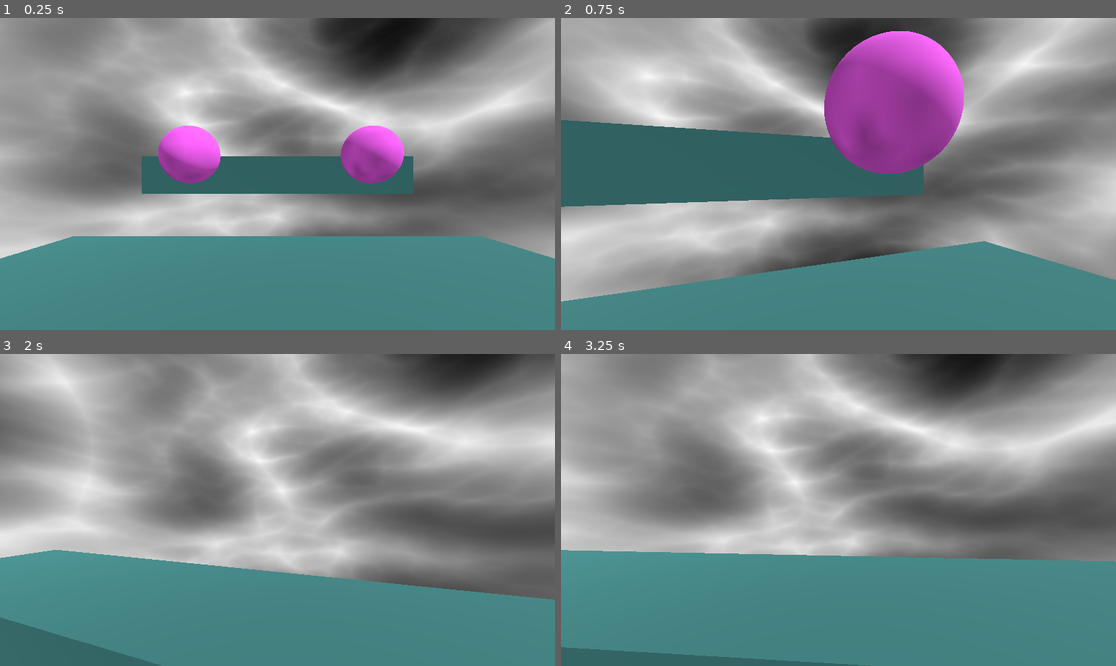
Above: before the commit, frames 1-4 (two rows, left to right).
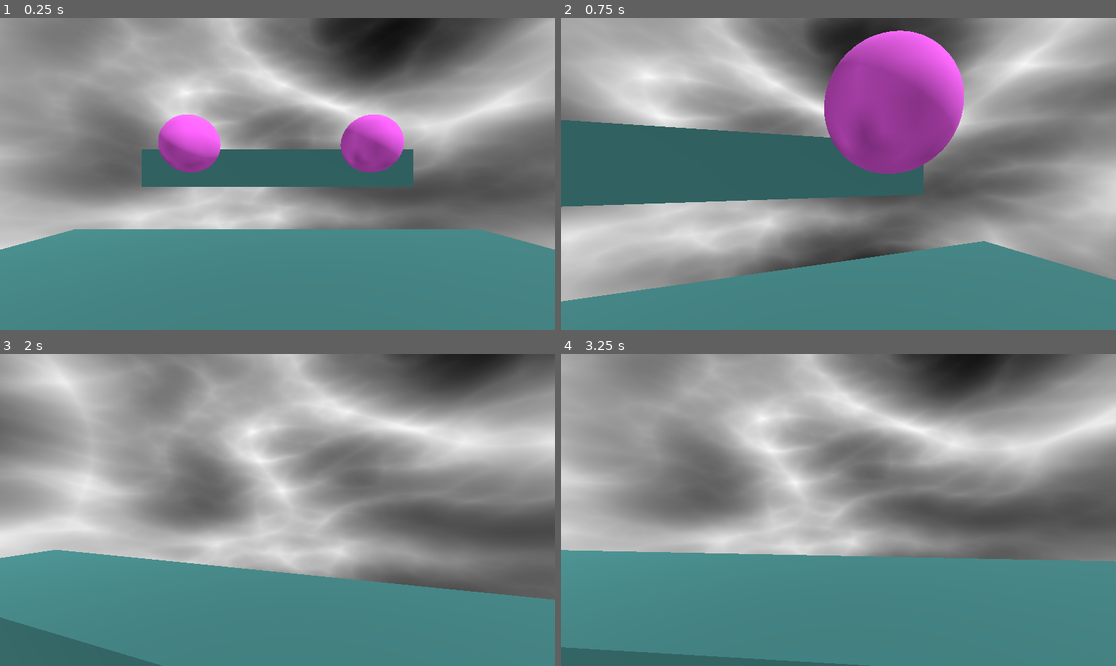
Above: after the commit, the same moments.

Repository: Schmizzle/CommunityGame
Game: Godot game, scene res://Levels/Gym/gym.tscn
Same seed, same stepped clock (60 frames per second), same inputs: the game is played once before the commit and once after it.
Inputs (mouse positions are in pixels of both pictures, inside the frame that each line leads up to):
- Up to frame 1 (0.25 s): no input
- Up to frame 2 (0.75 s): move the mouse to (866, 174) at 0.52 s; hold W (move-forward) from 0.53 s (still down); tap E (interact) at 0.6 s
- Up to frame 3 (2 s): keep holding W (move-forward); tap Space (jump) at 0.77, 1.52 s; move the mouse to (249, 510) at 1.27 s; tap E (interact) at 1.35 s
- Up to frame 4 (3.25 s): keep holding W (move-forward); move the mouse to (849, 503) at 2.02 s; tap E (interact) at 2.1, 2.85 s; tap Enter at 2.75 s; move the mouse to (832, 516) at 2.77 s; tap Space (jump) at 3.02 s

The runs differ from the first frame. In frame 1, 6.9% of the frame differs, in the area x 0-100%, y 30-78%; in frame 2, less than 0.1%; in frame 3, less than 0.1%; in frame 4, less than 0.1%.

Commit message:
change vending machine interact box size

Diff:
--- a/community-game/Environment/TestingStuff/VendingMachine/vending_machine.tscn
+++ b/community-game/Environment/TestingStuff/VendingMachine/vending_machine.tscn
@@ -6,6 +6,9 @@
 
 [sub_resource type="BoxShape3D" id="BoxShape3D_ol1f0"]
 size = Vector3(3.425293, 6.5004883, 3.7404785)
+
+[sub_resource type="BoxShape3D" id="BoxShape3D_06qvb"]
+size = Vector3(3.3886719, 6.576172, 3.765625)
 
 [node name="VendingMachine" type="StaticBody3D" unique_id=306594449]
 transform = Transform3D(-0.2730717, 0, -0.043880787, 0, 0.2765749, 0, 0.043880787, 0, -0.2730717, 0, 0, 0)
@@ -20,4 +23,9 @@
 
 [node name="InteractableComponent" parent="." unique_id=1550476877 instance=ExtResource("3_rkuta")]
 
+[node name="CollisionShape3D" parent="InteractableComponent" index="0" unique_id=364242616]
+shape = SubResource("BoxShape3D_06qvb")
+
 [connection signal="_interaction_signal" from="InteractableComponent" to="." method="_on_interactable_component__interaction_signal"]
+
+[editable path="InteractableComponent"]
--- a/community-game/Levels/Gym/gym.tscn
+++ b/community-game/Levels/Gym/gym.tscn
@@ -3,9 +3,6 @@
 [ext_resource type="PackedScene" uid="uid://ba84msgb7twy3" path="res://Environment/TestingStuff/BasicBlock/basic-block.tscn" id="1_kit3i"]
 [ext_resource type="PackedScene" uid="uid://dir4y2agytnmg" path="res://Player/player.tscn" id="2_5qgok"]
 [ext_resource type="PackedScene" uid="uid://dith8khycdp61" path="res://Environment/TestingStuff/TestInteractable/test-interactable.tscn" id="3_0l8pt"]
-[ext_resource type="ArrayMesh" uid="uid://bjwq10belkgu2" path="res://Environment/TestingStuff/VendingMachine/VoxelSodaMachine.obj" id="4_4jjoa"]
-[ext_resource type="Script" uid="uid://b0xa842vnlk4w" path="res://Environment/TestingStuff/VendingMachine/vending_interactable.gd" id="4_s6hch"]
-[ext_resource type="PackedScene" uid="uid://b3cuj7rpu1fl6" path="res://Environment/Elements/General/InteractableComponent/interactable-component.tscn" id="5_s6hch"]
 
 [sub_resource type="Gradient" id="Gradient_sa4en"]
 
@@ -34,9 +31,6 @@
 background_mode = 2
 sky = SubResource("Sky_kcxp8")
 
-[sub_resource type="BoxShape3D" id="BoxShape3D_ol1f0"]
-size = Vector3(3.425293, 6.5004883, 3.7404785)
-
 [node name="Gym" type="Node3D" unique_id=952443488]
 
 [node name="DirectionalLight3D" type="DirectionalLight3D" parent="." unique_id=1375572134]
@@ -46,7 +40,7 @@
 environment = SubResource("Environment_4jjoa")
 
 [node name="Player" parent="." unique_id=1432177263 instance=ExtResource("2_5qgok")]
-transform = Transform3D(1, 0, 0, 0, 1, 0, 0, 0, 1, 0, 1.8487244, 0)
+transform = Transform3D(1, 0, 0, 0, 1, 0, 0, 0, 1, 0, 1.5017912, 0)
 
 [node name="Blocks" type="Node3D" parent="." unique_id=862098181]
 
@@ -63,18 +57,3 @@
 [node name="TestInteractable2" parent="." unique_id=1737886960 instance=ExtResource("3_0l8pt")]
 transform = Transform3D(1, 0, 0, 0, 1, 0, 0, 0, 1, 3.567909, 2.1201885, -1.5182796)
 Message = "This object always tells the truth"
-
-[node name="StaticBody3D" type="StaticBody3D" parent="." unique_id=1583636826]
-transform = Transform3D(-0.2730717, 0, -0.043880787, 0, 0.2765749, 0, 0.043880787, 0, -0.2730717, -0.20932311, 0.81133395, 3.2487242)
-script = ExtResource("4_s6hch")
-
-[node name="Mesh" type="MeshInstance3D" parent="StaticBody3D" unique_id=1486481130]
-transform = Transform3D(1, 0, 0, 0, 1, 0, 0, 0, 1, 0.018311262, -2.7502441, 0.030885696)
-mesh = ExtResource("4_4jjoa")
-
-[node name="CollisionShape3D" type="CollisionShape3D" parent="StaticBody3D" unique_id=206652755]
-shape = SubResource("BoxShape3D_ol1f0")
-
-[node name="InteractableComponent" parent="StaticBody3D" unique_id=1550476877 instance=ExtResource("5_s6hch")]
-
-[connection signal="_interaction_signal" from="StaticBody3D/InteractableComponent" to="StaticBody3D" method="_on_interactable_component__interaction_signal"]
